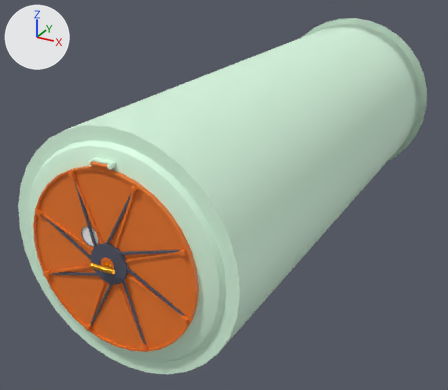
An edit to the glTF model Assets/Airlock/Airlock.glb, drawn before and after from the same camera.
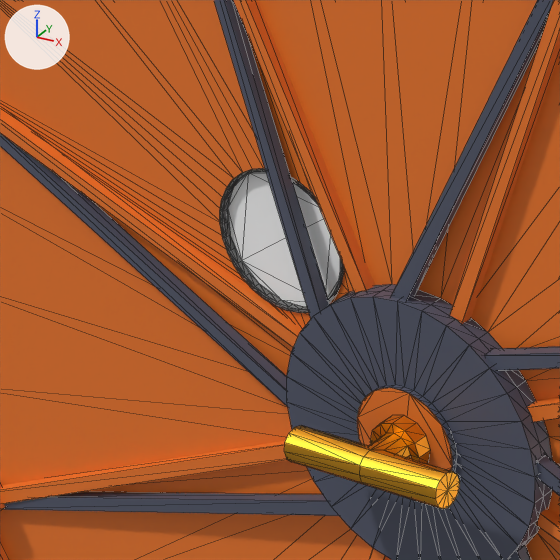
Each version is shown whole from a camera (50 mm lens) standing at (5.38, -16.8, 4.66) and looking at (-0.64, -5.85, -0.82), then close up on the part from 11% to 29% of the width and 52% to 72% of the height. Lighting does not change. The marker at upper left points along +X, +Y and +Z. The close-ups show mesh edges as thin lines. Objects named as collision shapes, trigger or cutter boxes, shadow casters or lower levels of detail are left out. Where no turn or scale is listed for an object, it has been applied to the vertices.

Objects in the first close-up: 'AirlockDoor_Interior_LOD0'.
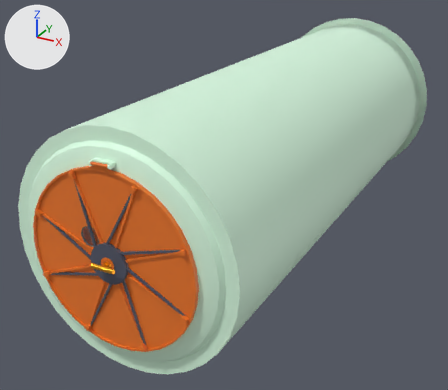
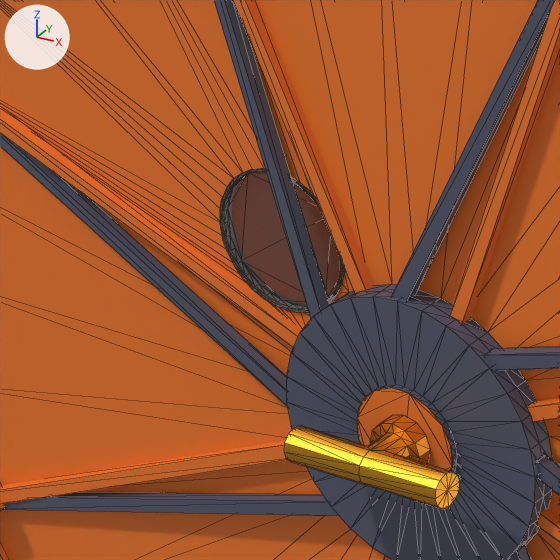
Pixel boxes [x1, y1, x2, y2] of what changed, in the close-ups (560 x 560 px):
'AirlockDoor_Interior_LOD0', surface changed (grey to brown): [0, 0, 560, 560] in both

The change, as a list of edits to the scene's bpy script:
```text
Change mat_glass_in_equipment:
    add mat_glass_in_equipment.transmission_weight = 0.977
```
